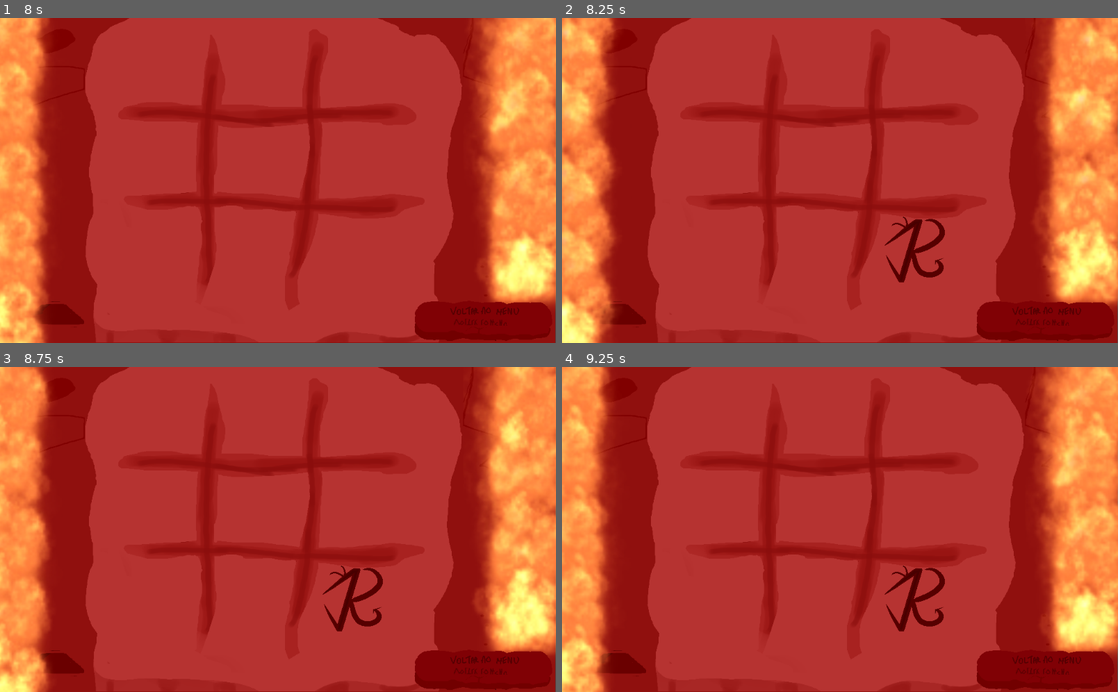
Above: before the commit, frames 1-4 (two rows, left to right).
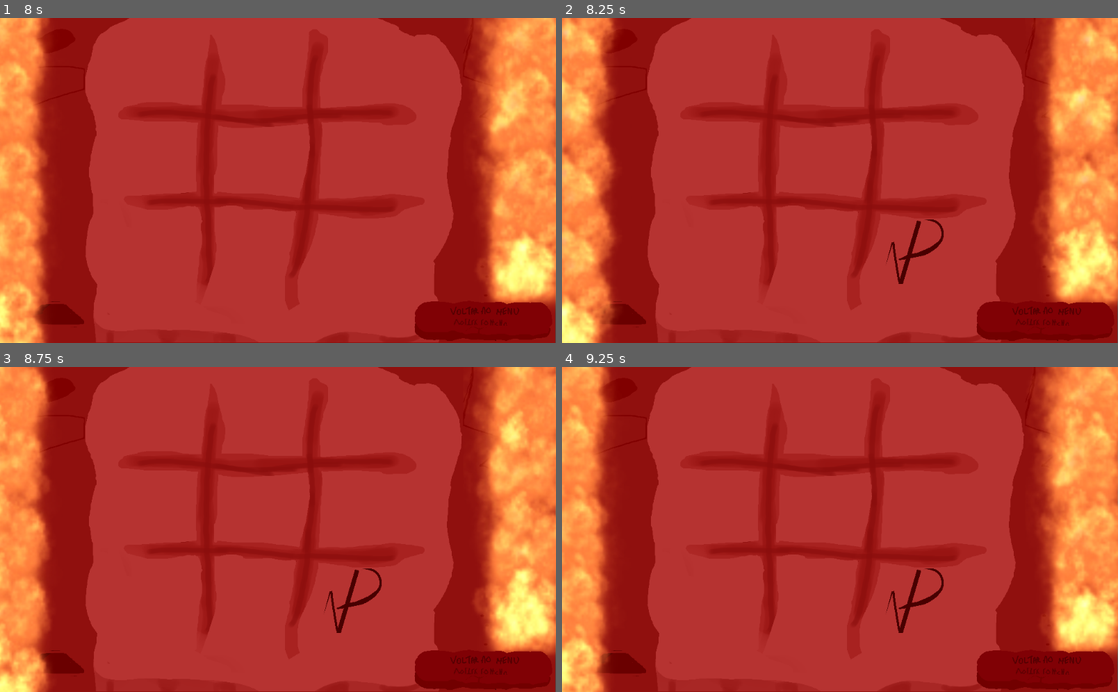
Above: after the commit, the same moments.

Repository: MateusABG/TicTacSoul_T1
Game: Godot game, scene res://Scenes/MainMenu.tscn
Two runs of this game, one before a commit and one after it. Both use one fixed random seed, a clock stepped at 60 frames per second and the inputs below.
Inputs (mouse positions are in pixels of both pictures, inside the frame that each line leads up to):
- Up to frame 1 (8 s): click (105, 203) at 0.5 s; move the mouse to (166, 70) at 1.27 s; click (166, 70) at 1.42 s; move the mouse to (261, 70) at 2.02 s; click (261, 70) at 2.17 s; move the mouse to (361, 70) at 2.77 s; click (361, 70) at 2.92 s; move the mouse to (161, 154) at 3.52 s; click (161, 154) at 3.67 s; move the mouse to (255, 161) at 4.27 s; click (255, 161) at 4.42 s; move the mouse to (361, 161) at 5.02 s; click (361, 161) at 5.17 s; move the mouse to (166, 242) at 5.77 s; click (166, 242) at 5.92 s; move the mouse to (250, 248) at 6.52 s; click (250, 248) at 6.67 s; click (278, 213) at 7.25 s
- Up to frame 2 (8.25 s): move the mouse to (912, 248) at 8.02 s; click (912, 248) at 8.17 s
- Up to frame 3 (8.75 s): no input
- Up to frame 4 (9.25 s): move the mouse to (728, 545) at 8.77 s; click (728, 545) at 8.92 s

Frame 1 is identical in both runs. In frame 2, 0.6% of the frame differs, in the area x 58-69%, y 61-82%; in frame 3, 0.6%; in frame 4, 0.6%.

Commit message:
Add files via upload

Diff:
--- a/TicTacSoul/Scripts/Game.gd
+++ b/TicTacSoul/Scripts/Game.gd
@@ -40,19 +40,27 @@
 var rng= RandomNumberGenerator.new()
 # Reinicia o jogo
 func reset_game():
-	jogador_atual = rng.randi_range(1,2);
+	rng.randomize()
+	#Caso o jogo seja single player, selecionar de forma aleatória quem começa, assim, podendo tanto começar
+	#a IA como o Player
+	if(Dificuldade.get_difficulty()!= Dificuldade.MULTIPLAYER):
+		jogador_atual = rng.randi_range(1,2);
+	else:
+		jogador_atual=1
 	game_ended = false;
 	for linha in range(linhas_tabuleiro):
 		for coluna in range(colunas_tabuleiro):
 			nodos_tabuleiro[linha][coluna].set_player(0);
 			nodos_locais[linha][coluna]=0
 	nodos_locais=clear()
+	#Caso o jogador atual for a IA, o jogador estiver jogando no modo single player
+	#e nenhum nodo foi preenchido ainda, executo o metodo aleatorio para gerar o primeiro movimento
 	if(Dificuldade.get_difficulty() != Dificuldade.MULTIPLAYER and jogador_atual == cpu and empty_cells(nodos_locais).size()==(linhas_tabuleiro*colunas_tabuleiro)):
 		yield(get_tree().create_timer(1),"timeout")
 		$thinking.play()
 		yield(get_tree().create_timer(1),"timeout")
 		$thinking.stop()
-		var movimento=$AIMANAGER.easy_level()
+		var movimento=$AIMANAGER.easy_level();
 		node_clicked(movimento.x,movimento.y)
 
 # Chamado pelo BoardPiece quando a posição é clicada
